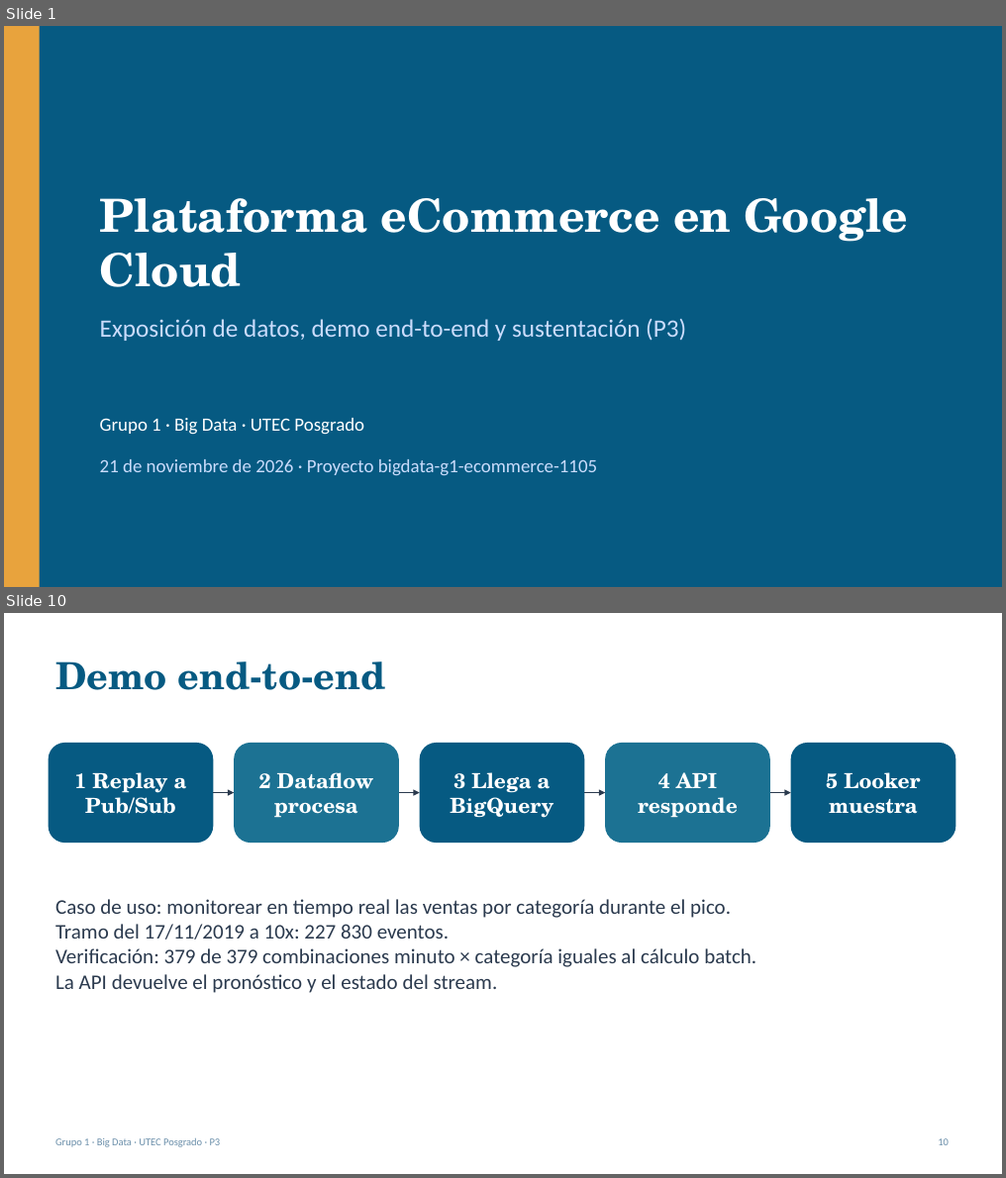
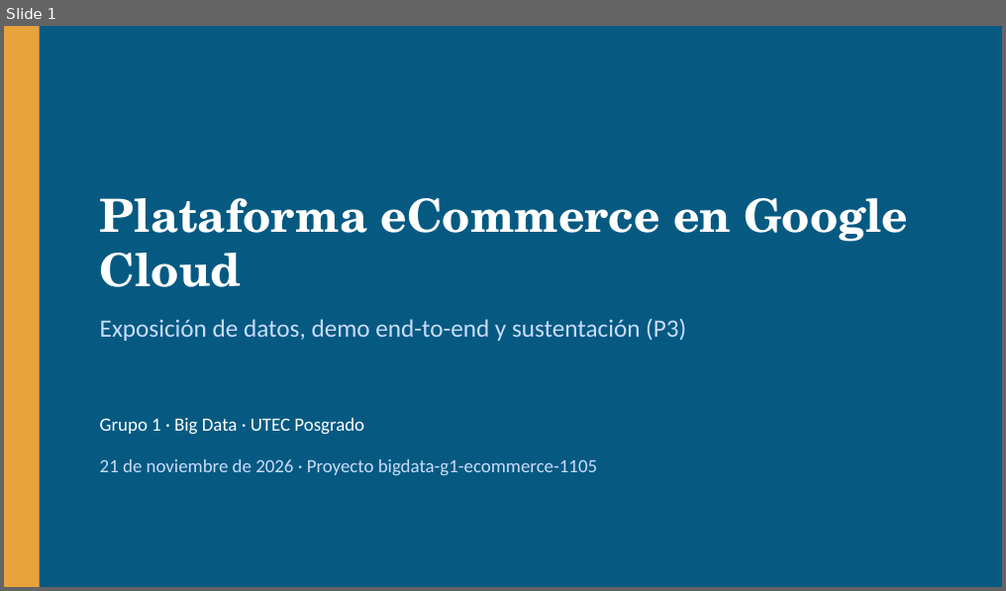
Before and after one commit to RVargasC22/bigdata-g1-ecommerce-gcp, a slide deck: docs/p3/Sustentacion_P3.pptx. Shown one above the other, each under a label of ours: slides 1 and 10 before the commit, slide 1 after it; the slides between them are not shown. The pictures are 1006x1178 and 1006x591 pixels, drawn with LibreOffice and Linux fonts; fonts in the diff are those of the drawing. Boxes give left, top, right and bottom in pixels: in the first picture for what was removed or moved away, otherwise in the second. Text is boxed around its words. In the diff, an @@ line names an element or a change of style, - is before the commit and + after.

```diff
--- a/docs/p3/Sustentacion_P3.pptx
+++ b/docs/p3/Sustentacion_P3.pptx
@@ slide 10 removed at <box>4,613,1002,1174</box>, background #FFFFFF @@
@@ text removed at <box>55,662,386,690</box> @@
-Demo end-to-end
@@ rounded rectangle removed at <box>49,743,213,843</box> @@
-1 Replay a Pub/Sub
@@ rounded rectangle removed at <box>234,743,399,843</box> @@
-2 Dataflow procesa
@@ rounded rectangle removed at <box>420,743,584,843</box> @@
-3 Llega a BigQuery
@@ rounded rectangle removed at <box>605,743,770,843</box> @@
-4 API responde
@@ rounded rectangle removed at <box>791,743,955,843</box> @@
-5 Looker muestra
@@ arrow removed from (214, 792) to (234, 792) @@
@@ arrow removed from (399, 792) to (420, 792) @@
@@ arrow removed from (585, 792) to (605, 792) @@
@@ arrow removed from (770, 792) to (791, 792) @@
@@ text removed at <box>55,899,756,993</box> @@
-Caso de uso: monitorear en tiempo real las ventas por categoría durante el pico.
-Tramo del 17/11/2019 a 10x: 227 830 eventos.
-Verificación: 379 de 379 combinaciones minuto × categoría iguales al cálculo batch.
-La API devuelve el pronóstico y el estado del stream.
@@ text removed at <box>55,1139,221,1148</box> @@
-Grupo 1 · Big Data · UTEC Posgrado · P3
@@ text removed at <box>938,1139,948,1146</box> @@
-10
```
Also in this commit, not shown: 8 slides changed, 6 slides added, 2 other slides removed, 1 other file.
